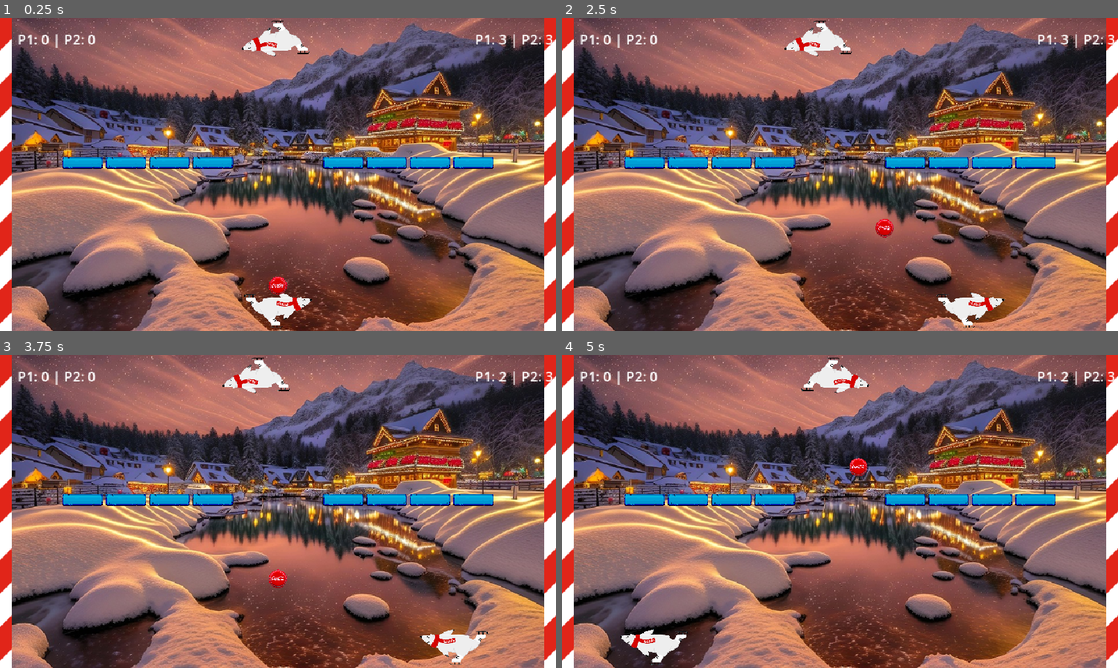
Above: before the commit, frames 1-4 (two rows, left to right).
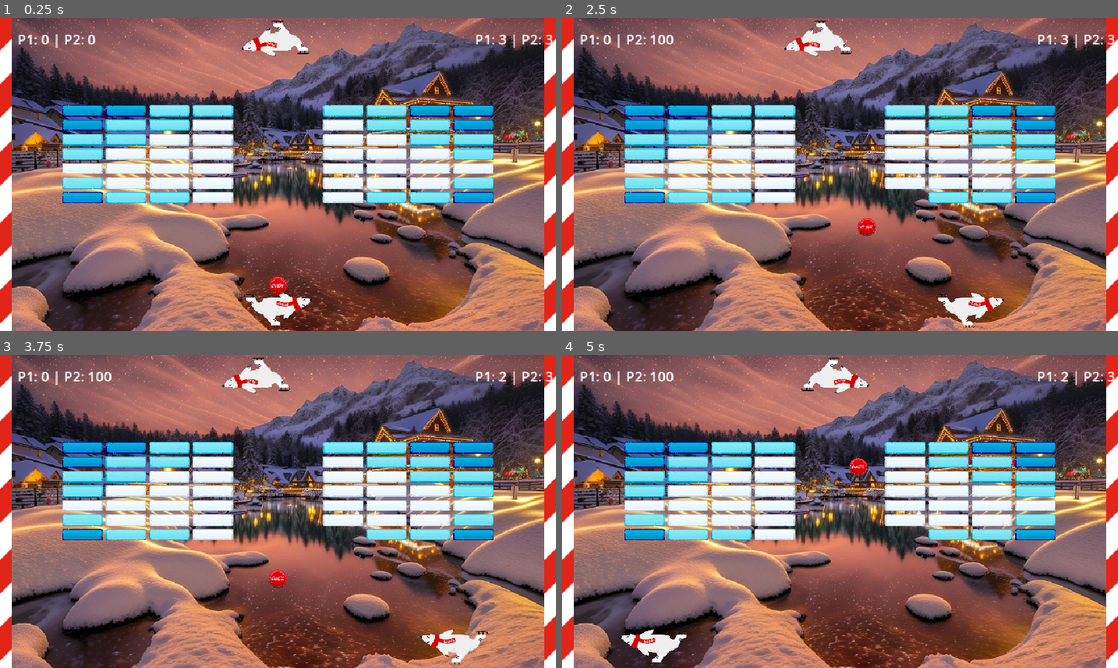
Above: after the commit, the same moments.

Repository: Alwedion/cocacolanoid
Game: Godot game, scene res://Scenes/arkanoid.tscn
Two runs of this game, one before a commit and one after it. Both use one fixed random seed, a clock stepped at 60 frames per second and the inputs below.
Inputs:
- Up to frame 1 (0.25 s): no input
- Up to frame 2 (2.5 s): tap Enter (ui_accept) at 0.5, 0.77, 1.52 s; hold D (p1_right) 0.53-1.28 s; tap Left (p2_left) at 0.6, 2.1 s; hold A (p1_left) 1.28-2.03 s; tap Right (p2_right) at 1.35 s; hold D (p1_right) from 2.03 s (still down)
- Up to frame 3 (3.75 s): tap Right (p2_right) at 2.85 s; tap Enter (ui_accept) at 3.02, 3.5 s; release D (p1_right) at 3.53 s; hold A (p1_left) from 3.53 s (still down); tap Left (p2_left) at 3.6 s
- Up to frame 4 (5 s): keep holding A (p1_left); tap Enter (ui_accept) at 3.77, 4.52 s; tap Right (p2_right) at 4.35 s

The runs differ from the first frame. In frame 1, 15% of the frame differs, in the area x 11-89%, y 27-60%; in frame 2, 16%, in the area x 11-89%, y 5-71%; in frame 3, 15%; in frame 4, 15%.

Commit message:
aaa

Diff:
--- a/Scenes/arkanoid.tscn
+++ b/Scenes/arkanoid.tscn
@@ -10,6 +10,7 @@
 [ext_resource type="PackedScene" uid="uid://djsp6vw4iccjg" path="res://Scenes/MediumBrick.tscn" id="7_eitq0"]
 [ext_resource type="PackedScene" uid="uid://polre3xwjht4" path="res://Scenes/HardBrick.tscn" id="8_8kbsk"]
 [ext_resource type="Texture2D" uid="uid://b73vyy2y6tmji" path="res://Assets/christmas-village-in-the-mountains-8458822_960_720.jpg" id="9_8kbsk"]
+[ext_resource type="PackedScene" uid="uid://bhi0uwd62pvlu" path="res://Scenes/double_ball.tscn" id="11_d26ff"]
 
 [sub_resource type="RectangleShape2D" id="RectangleShape2D_guh18"]
 size = Vector2(120, 20)
@@ -98,7 +99,6 @@
 collision_layer = 2
 collision_mask = 5
 script = ExtResource("2_01gq6")
-speed = null
 
 [node name="CollisionShape2D" type="CollisionShape2D" parent="Ball" unique_id=1370062926]
 shape = SubResource("CircleShape2D_guh18")
@@ -118,8 +118,9 @@
 lives_label = NodePath("../UI/LivesLabel")
 final_score_label = NodePath("../UI/GameOverPanel/VBoxContainer/FinalScoreLabel")
 game_over_panel = NodePath("../UI/GameOverPanel")
-start_y = 250.0
 pause_menu_panel = NodePath("../UI/PauseMenuPanel")
+double_ball_modifier_scene = ExtResource("11_d26ff")
+modifier_spawn_interval = 7.0
 
 [node name="UI" type="CanvasLayer" parent="." unique_id=2134908235]
 
--- /dev/null
+++ b/Scenes/double_ball.tscn
@@ -0,0 +1,24 @@
+[gd_scene format=3 uid="uid://bhi0uwd62pvlu"]
+
+[ext_resource type="Script" uid="uid://di4uapt52ncii" path="res://Scripts/double_ball.gd" id="1_gmp31"]
+[ext_resource type="Texture2D" uid="uid://bclqj0wbh71rr" path="res://Assets/ball.png" id="1_uvwis"]
+
+[sub_resource type="CircleShape2D" id="CircleShape2D_guh18"]
+radius = 12.0
+
+[node name="DoubleBall" type="StaticBody2D" unique_id=1171227847 groups=["double_ball_modifier"]]
+scale = Vector2(1.395, 1.395)
+collision_mask = 2
+script = ExtResource("1_gmp31")
+
+[node name="Sprite2D" type="Sprite2D" parent="." unique_id=1308103287]
+position = Vector2(4, -4)
+scale = Vector2(0.031464566, 0.031464566)
+texture = ExtResource("1_uvwis")
+
+[node name="Sprite2D" type="Sprite2D" parent="Sprite2D" unique_id=1614562563]
+position = Vector2(-254.25421, 222.47249)
+texture = ExtResource("1_uvwis")
+
+[node name="CollisionShape2D" type="CollisionShape2D" parent="." unique_id=1554906586]
+shape = SubResource("CircleShape2D_guh18")
--- a/Scripts/ball.gd
+++ b/Scripts/ball.gd
@@ -36,9 +36,12 @@
 
 	if collision:
 		var collider := collision.get_collider()
-
 		if collider.is_in_group("brick"):
 			collider.hit(last_player_id)
+			velocity = velocity.bounce(collision.get_normal()).normalized() * speed
+
+		elif collider.is_in_group("double_ball_modifier"):
+			collider.activate(self)
 			velocity = velocity.bounce(collision.get_normal()).normalized() * speed
 
 		elif collider.is_in_group("paddle"):
--- /dev/null
+++ b/Scripts/double_ball.gd
@@ -0,0 +1,33 @@
+
+extends StaticBody2D
+
+var activated := false
+
+
+func activate(ball: CharacterBody2D) -> void:
+	if activated:
+		return
+
+	activated = true
+
+	# Duplicate the existing ball, including its children and script.
+	var new_ball := ball.duplicate() as CharacterBody2D
+
+	if new_ball == null:
+		return
+
+	# Add it to the same parent as the original ball.
+	ball.get_parent().add_child(new_ball)
+
+	# Start at the original ball's current position.
+	new_ball.global_position = ball.global_position
+
+	# Travel in the exact opposite direction.
+	new_ball.velocity = -ball.velocity
+	new_ball.launched = true
+
+	# Preserve the ball's existing scoring attribution.
+	new_ball.last_player_id = ball.last_player_id
+
+	# Remove the modifier after activation.
+	queue_free()
--- a/Scripts/level.gd
+++ b/Scripts/level.gd
@@ -16,6 +16,16 @@
 @export var start_y := 100.0
 
 @export var pause_menu_panel: Control
+@export var double_ball_modifier_scene: PackedScene
+
+@export var modifier_spawn_area := Rect2(
+	Vector2(70, 130),
+	Vector2(820, 280)
+)
+
+@export var modifier_spawn_interval := 10.0
+
+var active_double_ball_modifier: Node2D
 
 var player1_score := 0
 var player2_score := 0
@@ -25,23 +35,37 @@
 var game_mode := "two_players"
 
 var bricks_remaining := 0
-var level_layout := [
-	[3, 3, 3, 3, 0, 0, 3, 3, 3, 3]
+var single_player_layout := [
+	[3, 3, 3, 3, 3, 3, 3, 3, 3, 3],
+	[3, 2, 2, 2, 2, 2, 2, 2, 2, 3],
+	[2, 2, 1, 1, 1, 1, 1, 1, 2, 2],
+	[1, 1, 1, 1, 1, 1, 1, 1, 1, 1]
 ]
-#var level_layout := [
-	#[3, 3, 3, 3, 3, 3, 3, 3, 3, 3],
-	#[3, 2, 2, 2, 2, 2, 2, 2, 2, 3],
-	#[3, 2, 1, 1, 1, 1, 1, 1, 2, 3],
-	#[2, 2, 1, 1, 1, 1, 1, 1, 2, 2],
-	#[1, 1, 1, 1, 1, 1, 1, 1, 1, 1],
-#]
+
+var two_player_layout := [
+	[3, 3, 2, 2, 0, 0, 2, 2, 3, 3],
+	[3, 2, 2, 1, 0, 0, 1, 2, 2, 3],
+	[2, 2, 1, 1, 0, 0, 1, 1, 2, 2],
+	[2, 1, 1, 1, 0, 0, 1, 1, 1, 2],
+	[1, 1, 1, 1, 0, 0, 1, 1, 1, 1],
+	[2, 1, 1, 1, 0, 0, 1, 1, 1, 2],
+	[3, 2, 2, 1, 0, 0, 1, 2, 2, 3]
+]
+
+@export var two_player_start_y := 160.0
 
 
 func _ready() -> void:
 	game_mode = str(
 		get_tree().root.get_meta("game_mode", "two_players")
 	)
-
+	var top_wall := get_node_or_null("../Walls/Top")
+
+	if top_wall:
+		if game_mode == "single_player":
+			top_wall.position.y = 10.0
+		else:
+			top_wall.position.y = -217.0
 	player1_lives = starting_lives
 
 	if game_mode == "two_players":
@@ -63,7 +87,7 @@
 	update_score_display()
 	update_lives_display()
 	create_bricks()
-
+	start_modifier_spawning()
 
 func update_score_display() -> void:
 	if score_label:
@@ -81,8 +105,18 @@
 			lives_label.text = "P1: " + str(player1_lives) + " | P2: " + str(player2_lives)
 
 func create_bricks() -> void:
-	var rows: int = level_layout.size()
-	var columns: int = level_layout[0].size()
+	var selected_layout: Array
+
+	var layout_start_y := start_y
+
+	if game_mode == "single_player":
+		selected_layout = single_player_layout
+	else:
+		selected_layout = two_player_layout
+		layout_start_y = two_player_start_y
+
+	var rows: int = selected_layout.size()
+	var columns: int = selected_layout[0].size()
 
 	var total_width := (
 		columns * brick_size.x
@@ -93,11 +127,10 @@
 		960.0 - total_width
 	) / 2.0 + brick_size.x / 2.0
 
-	for row in rows:
-		for column in columns:
-			var brick_type: int = level_layout[row][column]
-
-			# 0 means no brick.
+	for row in range(rows):
+		for column in range(columns):
+			var brick_type: int = selected_layout[row][column]
+
 			if brick_type == 0:
 				continue
 
@@ -106,13 +139,10 @@
 			match brick_type:
 				1:
 					brick_scene = normal_brick_scene
-
 				2:
 					brick_scene = medium_brick_scene
-
 				3:
 					brick_scene = hard_brick_scene
-
 				_:
 					continue
 
@@ -122,11 +152,10 @@
 
 			brick.position = Vector2(
 				start_x + column * (brick_size.x + spacing.x),
-				start_y + row * (brick_size.y + spacing.y)
+				layout_start_y + row * (brick_size.y + spacing.y)
 			)
 
 			bricks_remaining += 1
-
 
 func brick_destroyed(score_value: int, player_id: int) -> void:
 	bricks_remaining -= 1
@@ -153,7 +182,7 @@
 func ball_lost(player_id: int) -> void:
 	if player_id == 1:
 		player1_lives -= 1
-	else:
+	elif player_id == 2:
 		player2_lives -= 1
 
 	update_lives_display()
@@ -161,37 +190,50 @@
 	print("Player 1 lives: ", player1_lives)
 	print("Player 2 lives: ", player2_lives)
 
-	if player1_lives <= 0 or player2_lives <= 0:
-		if player1_score > player2_score:
-			game_over(1)
-		elif player2_score > player1_score:
-			game_over(2)
-		else:
+	if game_mode == "single_player":
+		if player1_lives <= 0:
 			game_over(0)
+	else:
+		if player1_lives <= 0 or player2_lives <= 0:
+			if player1_score > player2_score:
+				game_over(1)
+			elif player2_score > player1_score:
+				game_over(2)
+			else:
+				game_over(0)
 
 func game_over(winner_id: int) -> void:
-	if winner_id == 0:
-		print("IT'S A DRAW!")
-	else:
-		print("PLAYER ", winner_id, " WINS!")
-
-	if final_score_label:
+	if game_mode == "single_player":
+		print("GAME OVER!")
+
+		if final_score_label:
+			final_score_label.text = (
+                "GAME OVER!\n"
+				+ "Final Score: " + str(player1_score)
+			)
+
+	else:
 		if winner_id == 0:
-			final_score_label.text = (
-				"IT'S A DRAW!\n"
-				+ "P1 Score: " + str(player1_score) + "\n"
-				+ "P2 Score: " + str(player2_score)
-			)
-		else:
-			final_score_label.text = (
-				"PLAYER " + str(winner_id) + " WINS!\n"
-				+ "P1 Score: " + str(player1_score) + "\n"
-				+ "P2 Score: " + str(player2_score)
-			)
+			print("IT'S A DRAW!")
+		else:
+			print("PLAYER ", winner_id, " WINS!")
+
+		if final_score_label:
+			if winner_id == 0:
+				final_score_label.text = (
+                    "IT'S A DRAW!\n"
+					+ "P1 Score: " + str(player1_score) + "\n"
+					+ "P2 Score: " + str(player2_score)
+				)
+			else:
+				final_score_label.text = (
+					"PLAYER " + str(winner_id) + " WINS!\n"
+					+ "P1 Score: " + str(player1_score) + "\n"
+					+ "P2 Score: " + str(player2_score)
+				)
 
 	if game_over_panel:
 		game_over_panel.visible = true
-
 
 func _process(_delta: float) -> void:
 	if Input.is_action_just_pressed("pause"):
@@ -220,3 +262,38 @@
 func _on_main_menu_button_pressed() -> void:
 	get_tree().paused = false
 	get_tree().change_scene_to_file("res://Scenes/main_menu.tscn")
+
+func start_modifier_spawning() -> void:
+	var timer := Timer.new()
+	timer.wait_time = modifier_spawn_interval
+	timer.timeout.connect(spawn_double_ball_modifier)
+
+	add_child(timer)
+	timer.start()
+
+
+func spawn_double_ball_modifier() -> void:
+	# Don't spawn another if one is already active.
+	if is_instance_valid(active_double_ball_modifier):
+		return
+
+	if double_ball_modifier_scene == null:
+		return
+
+	var modifier := double_ball_modifier_scene.instantiate() as Node2D
+
+	add_child(modifier)
+
+	var random_position := Vector2(
+		randf_range(
+			modifier_spawn_area.position.x,
+			modifier_spawn_area.end.x
+		),
+		randf_range(
+			modifier_spawn_area.position.y,
+			modifier_spawn_area.end.y
+		)
+	)
+
+	modifier.global_position = random_position
+	active_double_ball_modifier = modifier
Not shown, added: Scripts/double_ball.gd.uid
Not shown, added: Scenes/double_ball.tscn3431019790.tmp
Not shown, added: Scenes/double_ball.tscn3446854540.tmp
Not shown, added: zip_godot_project.bat
